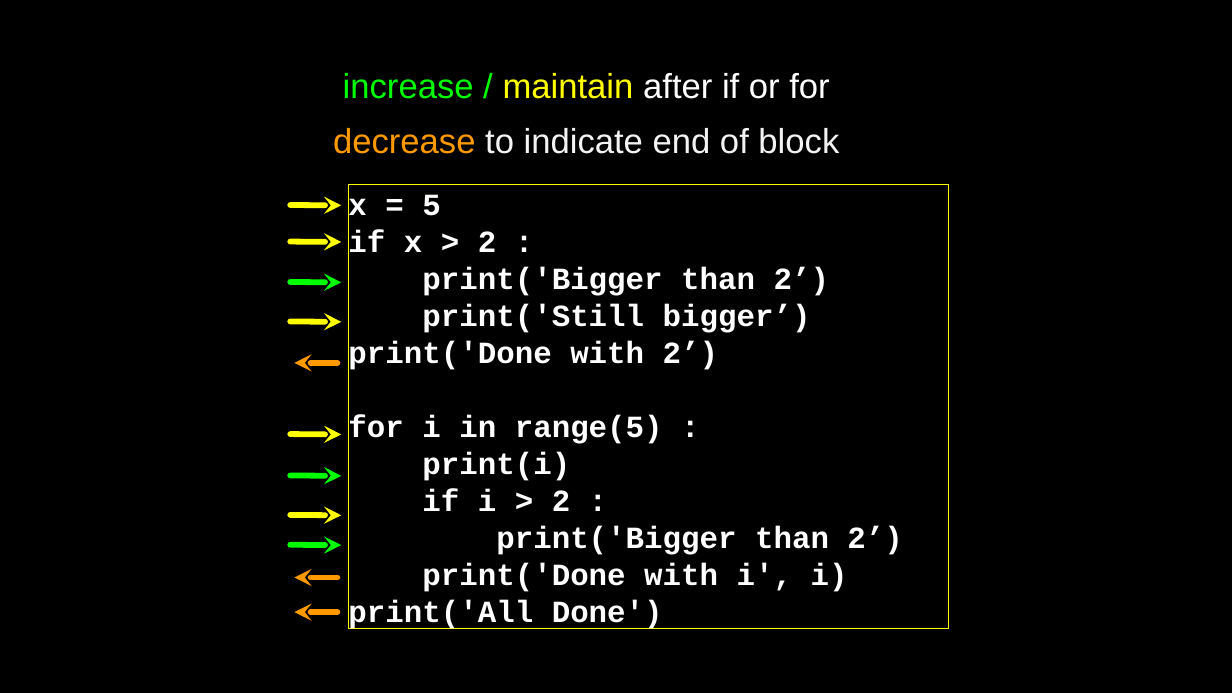
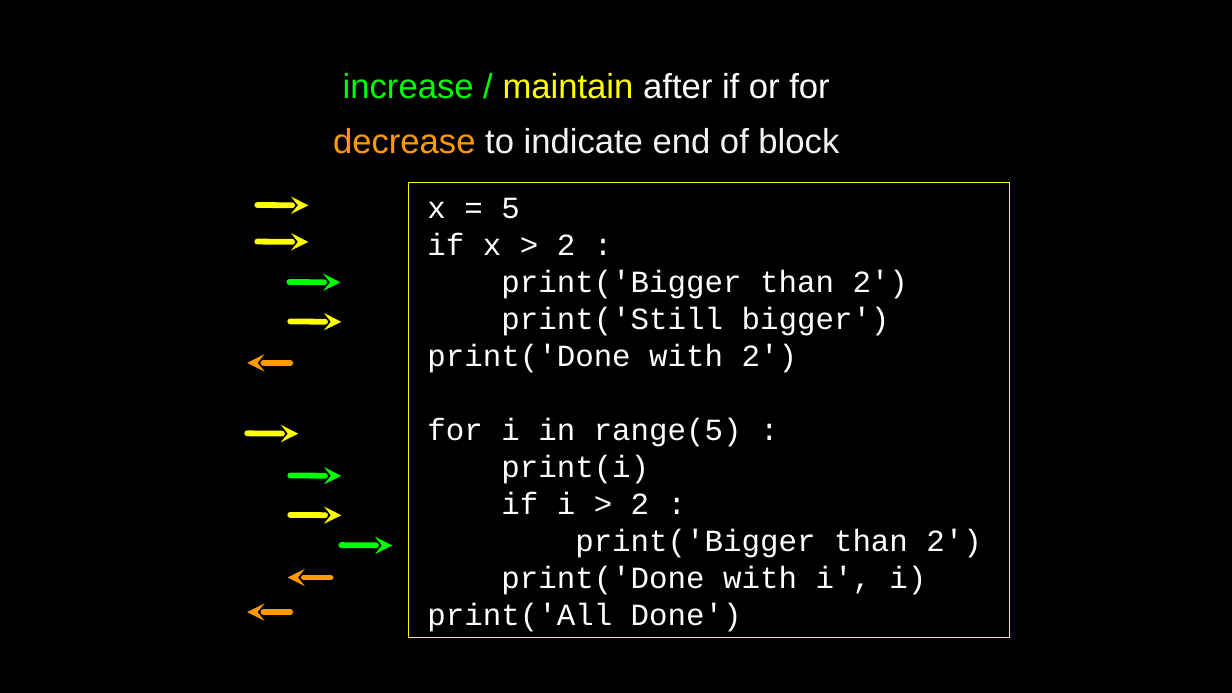
Before and after one commit to csev/py4e, a slide deck: slide 9 of lectures3/Pythonlearn-03-Conditional.pptx. Drawn at 1232x693 pixels with LibreOffice and Linux fonts; fonts in the diff are those of the drawing. Boxes give left, top, right and bottom in pixels: in the first picture for what was removed or moved away, otherwise in the second. Text is boxed around its words. In the diff, an @@ line names an element or a change of style, - is before the commit and + after.

```diff
--- a/lectures3/Pythonlearn-03-Conditional.pptx
+++ b/lectures3/Pythonlearn-03-Conditional.pptx
@@ arrow moved from (341, 205) - (290, 205) to (308, 205) - (257, 205) @@
@@ rectangle "x = 5": place and size @@
-rectangle "x = 5" at (349,185,949,628)
+rectangle "x = 5" at (409,182,1009,637)
@@ text in rectangle at (427,197,926,632): bold off in "x = 5", "if x > 2 :", "for i in range(5) :", "print(i)" and 3 more places @@
@@ arrow moved from (341, 242) - (290, 242) to (308, 242) - (257, 242) @@
@@ text in rectangle at (427,270,908,373): text changed; bold off @@
-print('Bigger than 2’)
-print('Still bigger’)
-print('Done with 2’)
+print('Bigger than 2')
+print('Still bigger')
+print('Done with 2')
@@ text in rectangle at (575,529,981,558): text changed; bold off @@
-print('Bigger than 2’)
+print('Bigger than 2')
@@ arrow moved from (341, 545) - (290, 545) to (392, 545) - (341, 545) @@
@@ arrow moved from (294, 577) - (337, 577) to (288, 577) - (331, 577) @@
@@ 3 arrows: place and size @@
-3 arrows at (290,363,341,612)
+3 arrows at (247,363,298,612)
```
Also in this commit, not shown: 21 other slides changed, 4 other files.
